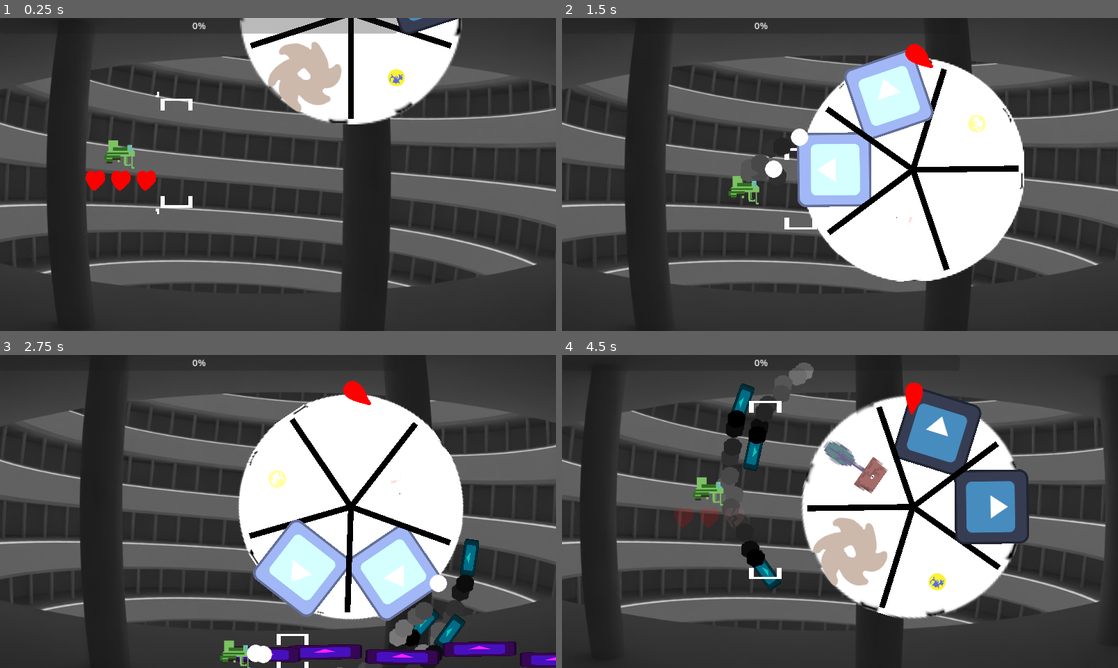
Above: before the commit, frames 1-4 (two rows, left to right).
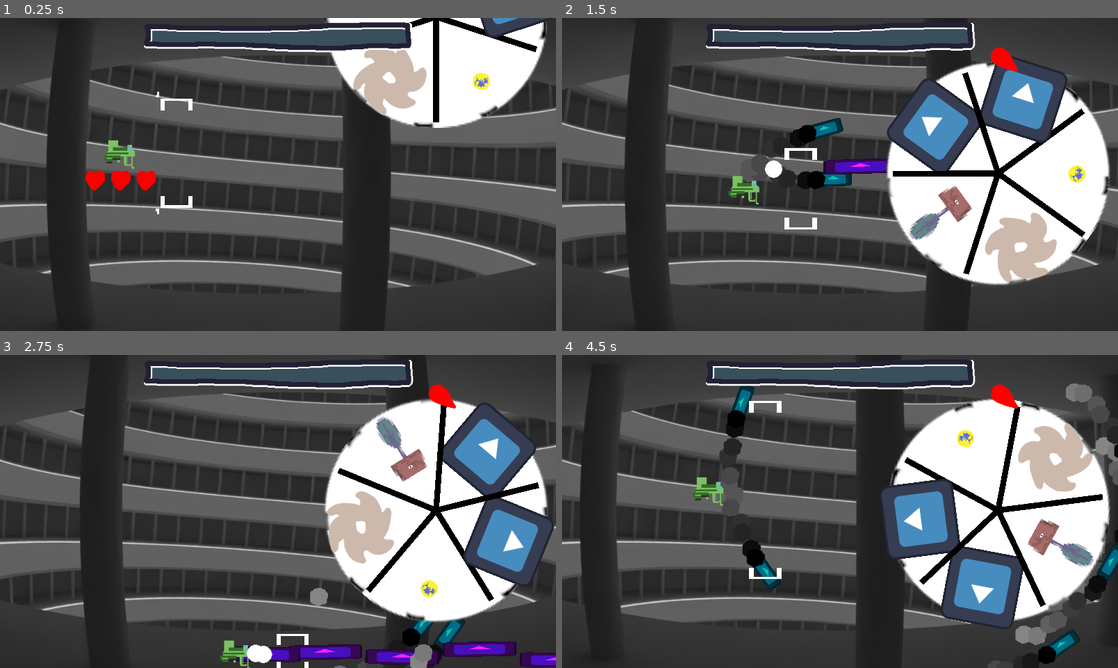
Above: after the commit, the same moments.

Repository: klianc09/bossrushcollab
Game: Godot game, scene res://test.tscn
Two runs of this game, one before a commit and one after it. Both use one fixed random seed, a clock stepped at 60 frames per second and the inputs below. The engine's default icon, where the game draws it, is replaced by a stand-in: a white triangle on a blue panel in a dark square.
Inputs (mouse positions are in pixels of both pictures, inside the frame that each line leads up to):
- Up to frame 1 (0.25 s): no input
- Up to frame 2 (1.5 s): move the mouse to (962, 158) at 0.52 s; press the mouse at (962, 158) at 0.53 s; hold Right (ui_right) 0.53-1.28 s; move the mouse to (728, 190) at 1.27 s; release the mouse at (728, 190) at 1.28 s; hold Down (ui_down) from 1.28 s (still down); click (728, 190) at 1.35 s
- Up to frame 3 (2.75 s): move the mouse to (333, 442) at 2.02 s; release Down (ui_down) at 2.03 s; press the mouse at (333, 442) at 2.03 s; hold Right (ui_right) from 2.03 s (still down)
- Up to frame 4 (4.5 s): move the mouse to (812, 574) at 2.77 s; release Right (ui_right) at 2.78 s; release the mouse at (812, 574) at 2.78 s; hold Up (ui_up) 2.78-3.53 s; click (812, 574) at 2.85 s; move the mouse to (1006, 558) at 3.52 s; press the mouse at (1006, 558) at 3.53 s; hold Left (ui_left) from 3.53 s (still down); move the mouse to (673, 464) at 4.27 s; release the mouse at (673, 464) at 4.28 s; click (673, 464) at 4.35 s

The runs differ from the first frame. In frame 1, 15% of the frame differs, in the area x 25-99%, y 0-36%; in frame 2, 32%; in frame 3, 32%; in frame 4, 38%, in the area x 20-100%, y 1-100%.

Commit message:
make boss intro cooler

Diff:
--- a/boss/crusher/crusher.tscn
+++ b/boss/crusher/crusher.tscn
@@ -7,7 +7,7 @@
 [ext_resource type="Texture2D" uid="uid://bey7kjnoav07j" path="res://boss/crusher/gfx/sawblade.png" id="3_o8ju3"]
 [ext_resource type="Script" path="res://base/burst.gd" id="4_hkamk"]
 [ext_resource type="Script" path="res://boss/crusher/spin.gd" id="5_c2whu"]
-[ext_resource type="AudioStream" uid="uid://4o1n35l7uf36" path="res://base/sfx/buzzsaw2.wav" id="8_jp257"]
+[ext_resource type="AudioStream" uid="uid://cneg7txjk0mq8" path="res://base/sfx/buzzsaw2.ogg" id="8_6q41q"]
 [ext_resource type="AudioStream" uid="uid://dwlih7kjt8u3u" path="res://boss/crusher/sfx/DR SFX DiscBounce1.wav" id="9_edp2j"]
 [ext_resource type="AudioStream" uid="uid://c8m1pbmkq7hm1" path="res://boss/crusher/sfx/DR SFX DiscBounce2.wav" id="10_ixbvq"]
 [ext_resource type="AudioStream" uid="uid://3lewf5bvqmmi" path="res://boss/crusher/sfx/DR SFX DiscBounce3.wav" id="11_lrevp"]
@@ -846,10 +846,10 @@
 [node name="Area2D" type="Area2D" groups=["enemy"]]
 position = Vector2(952, 270)
 script = ExtResource("1_yjg0c")
-boss_name = "Hackfleischhassender Zerhacker"
+boss_name = "Hackfleisch Hassender Zerhacker"
 boss_icon = ExtResource("3_o8ju3")
 boss_bg_color = Color(0.987817, 0.562828, 0.679976, 1)
-maxhp = 300.0
+maxhp = 240.0
 boss = true
 
 [node name="AnimationPlayer" type="AnimationPlayer" parent="."]
@@ -878,12 +878,14 @@
 metadata/_edit_lock_ = true
 
 [node name="Turret3" parent="Arm2" instance=ExtResource("3_n84di")]
+visible = false
 position = Vector2(-4.88242, -69.1821)
 rotation = 1.51682
 active = false
 burst_data = SubResource("Resource_3nki3")
 
 [node name="Turret4" parent="Arm2" instance=ExtResource("3_n84di")]
+visible = false
 position = Vector2(-2.00107, 59.1016)
 rotation = 1.51682
 active = false
@@ -901,11 +903,13 @@
 metadata/_edit_lock_ = true
 
 [node name="Turret" parent="Body" instance=ExtResource("3_n84di")]
+visible = false
 position = Vector2(5.74994, -67.9407)
 rotation = -1.58906
 active = false
 
 [node name="LaserTurret" parent="Body" instance=ExtResource("3_n84di")]
+visible = false
 position = Vector2(-45.9862, -1.50732)
 rotation = -1.58906
 active = false
@@ -913,6 +917,7 @@
 player_aimed = true
 
 [node name="Turret2" parent="Body" instance=ExtResource("3_n84di")]
+visible = false
 position = Vector2(7.40371, 54.085)
 rotation = -1.58906
 active = false
@@ -938,7 +943,7 @@
 metadata/_edit_lock_ = true
 
 [node name="AudioStreamPlayer2D" type="AudioStreamPlayer2D" parent="Saw1/Saw1Shape"]
-stream = ExtResource("8_jp257")
+stream = ExtResource("8_6q41q")
 autoplay = true
 bus = &"SFX"
 
@@ -965,7 +970,7 @@
 [node name="AudioStreamPlayer2D2" type="AudioStreamPlayer2D" parent="Saw2/Saw2Shape"]
 position = Vector2(-5.04547, -449.083)
 scale = Vector2(0.999899, 1.05484)
-stream = ExtResource("8_jp257")
+stream = ExtResource("8_6q41q")
 volume_db = -15.0
 autoplay = true
 bus = &"SFX"
--- a/hud.gd
+++ b/hud.gd
@@ -1,5 +1,8 @@
 extends Control
 
+var hp_highlight_color = Color.WHITE
+var hit_duration = 0.5
+var hit_delay = 0.0
 
 func _ready() -> void:
 	Singleton.connect("boss_hp_changed", _on_boss_hp_changed)
@@ -7,21 +10,44 @@
 	Singleton.connect("boss_spawned", _on_boss_spawned)
 	Singleton.connect("great_success", _on_great_success)
 
+func _process(delta: float) -> void:
+	hit_delay -= delta
+	# hp_highlight_color = hp_highlight_color.lerp(Color.WHITE, 0.05)
+	if hit_delay < 0:
+		$BossHealthBar1.value = $BossHealthBar2.value
+	# $BossHealthBar.tint_progress = hp_highlight_color
 
 func _on_boss_spawned(boss: Enemy):
-	$ApproachingLabel.visible = true
-	$BossNameLabel.text = Singleton.bossNode.boss_name
-	$BossNameLabel.visible = true
+	$TopStrip.visible = true
+	$TopStrip.scale = Vector2(1, 0)
+	$TopStrip2.visible = true
+	$TopStrip2.scale = Vector2(1, 0)
+	$TopStrip/ApproachingLabel.text = Singleton.bossNode.boss_name
+	$TopStrip/ApproachingLabel.position = Vector2(996, 23)
+	$TopStrip2/ApproachingLabel.text = "Boss Approaching"
+	# workaround to force update the label size before the next frame: https://github.com/godotengine/godot/issues/7593
+	var update = $TopStrip2/ApproachingLabel.size
+	$TopStrip2/ApproachingLabel.size = update
+	# end workaround
+	$TopStrip2/ApproachingLabel.position = Vector2(-$TopStrip2/ApproachingLabel.size.x, 23)
+	var textDuration = 3
 	var tween = get_tree().create_tween()
+	tween.tween_property($TopStrip, "scale", Vector2(1, 1), 0.15)
+	tween.parallel().tween_property($TopStrip2, "scale", Vector2(1, 1), 0.15)
+	tween.tween_property($TopStrip/ApproachingLabel, "position", Vector2(-$TopStrip/ApproachingLabel.size.x, 23), textDuration)
+	tween.parallel().tween_property($TopStrip2/ApproachingLabel, "position", Vector2(996, 23), textDuration)
+	tween.tween_property($TopStrip, "scale", Vector2(1, 0), 0.15)
+	tween.parallel().tween_property($TopStrip2, "scale", Vector2(1, 0), 0.15)
 	tween.tween_callback(endOfSpawnSequence).set_delay(2)
+
 	_on_boss_hp_changed(boss.hp) #also update the boss hp bar upon spawning
+	$BossHealthBar1.value = 0
+	$BossHealthBar2.value = 0
 	var tween_hp = get_tree().create_tween()
-	$BossHealthBar.value = 0
-	tween_hp.tween_property($BossHealthBar, "value", $BossHealthBar.max_value, 1).set_ease(Tween.EASE_OUT).set_trans(Tween.TRANS_QUAD)
+	tween_hp.tween_property($BossHealthBar2, "value", $BossHealthBar2.max_value, 1).set_ease(Tween.EASE_OUT).set_trans(Tween.TRANS_QUAD)
 
 func endOfSpawnSequence():
-	$ApproachingLabel.visible = false
-	$BossNameLabel.visible = false
+	pass
 
 
 func _on_boss_defeated():
@@ -38,8 +64,11 @@
 
 
 func _on_boss_hp_changed(newHp: int) -> void:
-	$BossHealthBar.max_value = Singleton.bossNode.maxhp
-	$BossHealthBar.value = Singleton.bossNode.hp
+	$BossHealthBar1.max_value = Singleton.bossNode.maxhp
+	$BossHealthBar2.max_value = Singleton.bossNode.maxhp
+	$BossHealthBar2.value = Singleton.bossNode.hp
+	hp_highlight_color = Color(10, 5, 5)
+	hit_delay = hit_duration
 
 func _on_player_charge_change(node: Player) -> void:
 	$ChargeBar.max_value = node.maxCharge
--- a/test.tscn
+++ b/test.tscn
@@ -97,6 +97,11 @@
 [ext_resource type="Texture2D" uid="uid://b3lf6juuvkjxw" path="res://base/bg/0081.jpg" id="87_fmcrr"]
 [ext_resource type="Script" path="res://player/heart_container.gd" id="89_f5ftk"]
 [ext_resource type="Texture2D" uid="uid://pc43q7qmjelq" path="res://player/gfx/heart.png" id="90_ml6uh"]
+[ext_resource type="Texture2D" uid="uid://cgi6p6rrk574a" path="res://base/gfx/boss_hp_empty.png" id="93_2xrya"]
+[ext_resource type="Texture2D" uid="uid://r1w0q2np7n0s" path="res://base/gfx/boss_hp_over.png" id="94_6qnll"]
+[ext_resource type="Texture2D" uid="uid://c155by58vuxv" path="res://base/gfx/boss_hp_full.png" id="95_g4vd7"]
+[ext_resource type="Theme" uid="uid://curncucwwts4b" path="res://ui_theme.tres" id="96_gh3iu"]
+[ext_resource type="Texture2D" uid="uid://bf0i5keerdndq" path="res://base/gfx/hazard_stripe_v2.png" id="96_qr4db"]
 [ext_resource type="Texture2D" uid="uid://dwyt0nslh4t8b" path="res://base/gfx/wheel_pointer.png" id="98_iygmo"]
 
 [sub_resource type="SpriteFrames" id="SpriteFrames_ropve"]
@@ -414,15 +419,40 @@
 
 [node name="hud" type="Control" parent="CanvasLayer"]
 layout_mode = 3
-anchors_preset = 0
-offset_right = 40.0
-offset_bottom = 40.0
+anchors_preset = 15
+anchor_right = 1.0
+anchor_bottom = 1.0
+grow_horizontal = 2
+grow_vertical = 2
 script = ExtResource("5_yj37d")
 
-[node name="BossHealthBar" type="ProgressBar" parent="CanvasLayer/hud"]
-layout_mode = 0
-offset_right = 687.0
-offset_bottom = 27.0
+[node name="BossHealthBar1" type="TextureProgressBar" parent="CanvasLayer/hud"]
+layout_mode = 1
+anchors_preset = 5
+anchor_left = 0.5
+anchor_right = 0.5
+offset_left = -256.0
+offset_right = 256.0
+offset_bottom = 64.0
+grow_horizontal = 2
+texture_under = ExtResource("93_2xrya")
+texture_over = ExtResource("94_6qnll")
+texture_progress = ExtResource("95_g4vd7")
+texture_progress_offset = Vector2(38, 0)
+tint_progress = Color(10, 10, 10, 1)
+
+[node name="BossHealthBar2" type="TextureProgressBar" parent="CanvasLayer/hud"]
+layout_mode = 1
+anchors_preset = 5
+anchor_left = 0.5
+anchor_right = 0.5
+offset_left = -256.0
+offset_right = 256.0
+offset_bottom = 64.0
+grow_horizontal = 2
+texture_over = ExtResource("94_6qnll")
+texture_progress = ExtResource("95_g4vd7")
+texture_progress_offset = Vector2(38, 0)
 
 [node name="PlayerHealthBar" type="ProgressBar" parent="CanvasLayer/hud"]
 visible = false
@@ -443,25 +473,6 @@
 offset_right = 120.0
 offset_bottom = 492.0
 
-[node name="ApproachingLabel" type="Label" parent="CanvasLayer/hud"]
-visible = false
-layout_mode = 0
-offset_left = 463.0
-offset_top = 160.0
-offset_right = 503.0
-offset_bottom = 183.0
-text = "Boss Approaching:"
-
-[node name="BossNameLabel" type="Label" parent="CanvasLayer/hud"]
-visible = false
-layout_mode = 0
-offset_left = 447.0
-offset_top = 195.0
-offset_right = 621.0
-offset_bottom = 218.0
-text = "<insert name here>"
-horizontal_alignment = 1
-
 [node name="SuccessLabel" type="Label" parent="CanvasLayer/hud"]
 visible = false
 layout_mode = 0
@@ -490,8 +501,52 @@
 offset_bottom = 443.0
 text = "You defeated ALL bosses, good job!"
 
+[node name="TopStrip" type="TextureRect" parent="CanvasLayer/hud"]
+visible = false
+layout_mode = 0
+offset_left = -32.0
+offset_top = 64.0
+offset_right = 993.0
+offset_bottom = 140.0
+pivot_offset = Vector2(0, 45)
+texture = ExtResource("96_qr4db")
+expand_mode = 1
+stretch_mode = 1
+
+[node name="ApproachingLabel" type="Label" parent="CanvasLayer/hud/TopStrip"]
+layout_mode = 0
+offset_left = 996.0
+offset_top = 23.0
+offset_right = 1259.0
+offset_bottom = 53.0
+theme = ExtResource("96_gh3iu")
+theme_override_font_sizes/font_size = 30
+text = "Boss Approaching:"
+
+[node name="TopStrip2" type="TextureRect" parent="CanvasLayer/hud"]
+visible = false
+layout_mode = 0
+offset_left = -32.0
+offset_top = 424.0
+offset_right = 993.0
+offset_bottom = 500.0
+pivot_offset = Vector2(0, 45)
+texture = ExtResource("96_qr4db")
+expand_mode = 1
+stretch_mode = 1
+
+[node name="ApproachingLabel" type="Label" parent="CanvasLayer/hud/TopStrip2"]
+layout_mode = 0
+offset_left = 996.0
+offset_top = 23.0
+offset_right = 1259.0
+offset_bottom = 53.0
+theme = ExtResource("96_gh3iu")
+theme_override_font_sizes/font_size = 30
+text = "Boss Approaching: "
+
 [node name="WheelOfUnfortune" type="Area2D" parent="." groups=["enemy"]]
-position = Vector2(606, 262)
+position = Vector2(753, 268)
 script = ExtResource("9_2wos0")
 boss_name = "Wheel Of Unfortune"
 damageMultiplier = 0.0
--- /dev/null
+++ b/ui_theme.tres
@@ -0,0 +1,10 @@
+[gd_resource type="Theme" load_steps=2 format=3 uid="uid://curncucwwts4b"]
+
+[ext_resource type="FontFile" uid="uid://dhqkpepfoqhnx" path="res://base/font/WARNING.otf" id="1_egxos"]
+
+[resource]
+Label/colors/font_color = Color(0.991766, 0.885826, 1, 1)
+Label/colors/font_outline_color = Color(0.172142, 0.000129592, 0.235344, 1)
+Label/constants/outline_size = 12
+Label/font_sizes/font_size = 30
+Label/fonts/font = ExtResource("1_egxos")
Binary file added: base/font/WARNING.otf
Not shown, added: base/font/WARNING.otf.import
Not shown, added: base/font/attribution.txt
Binary file added: base/gfx/boss_hp_empty.png
Not shown, added: base/gfx/boss_hp_empty.png.import
Binary file added: base/gfx/boss_hp_full.png
Not shown, added: base/gfx/boss_hp_full.png.import
Binary file added: base/gfx/boss_hp_over.png
Not shown, added: base/gfx/boss_hp_over.png.import
Binary file added: base/gfx/hazard_stripe.jpg
Not shown, added: base/gfx/hazard_stripe.jpg.import
Binary file added: base/gfx/hazard_stripe_v2.png
(and 44 more such lines)
